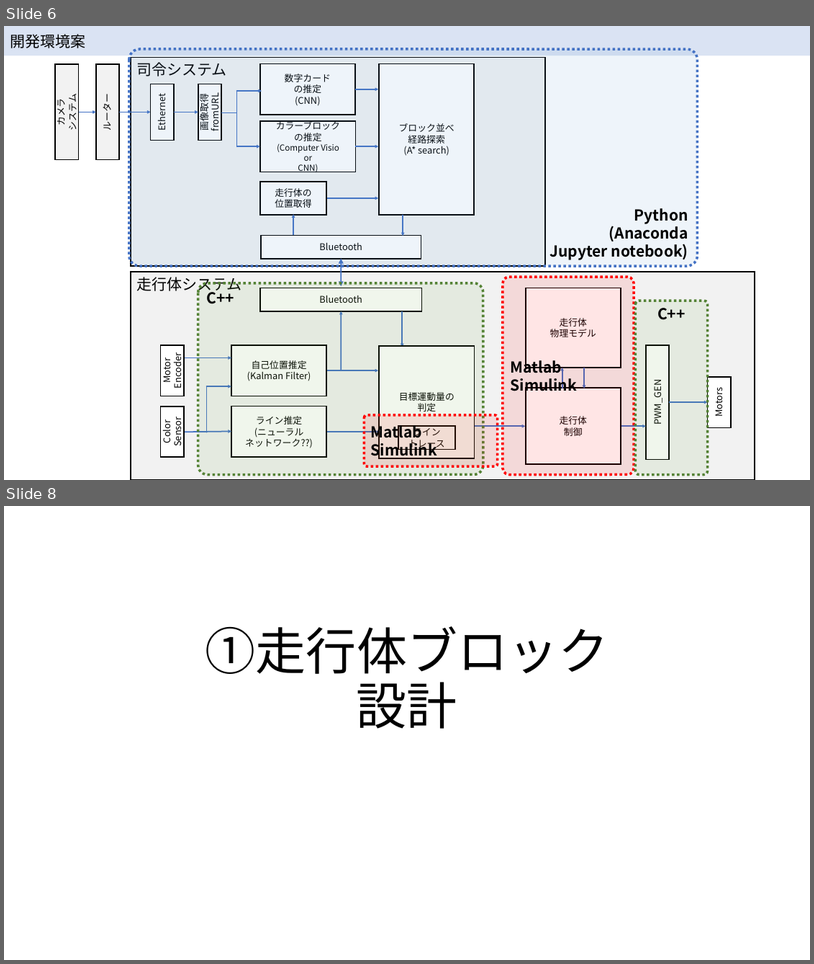
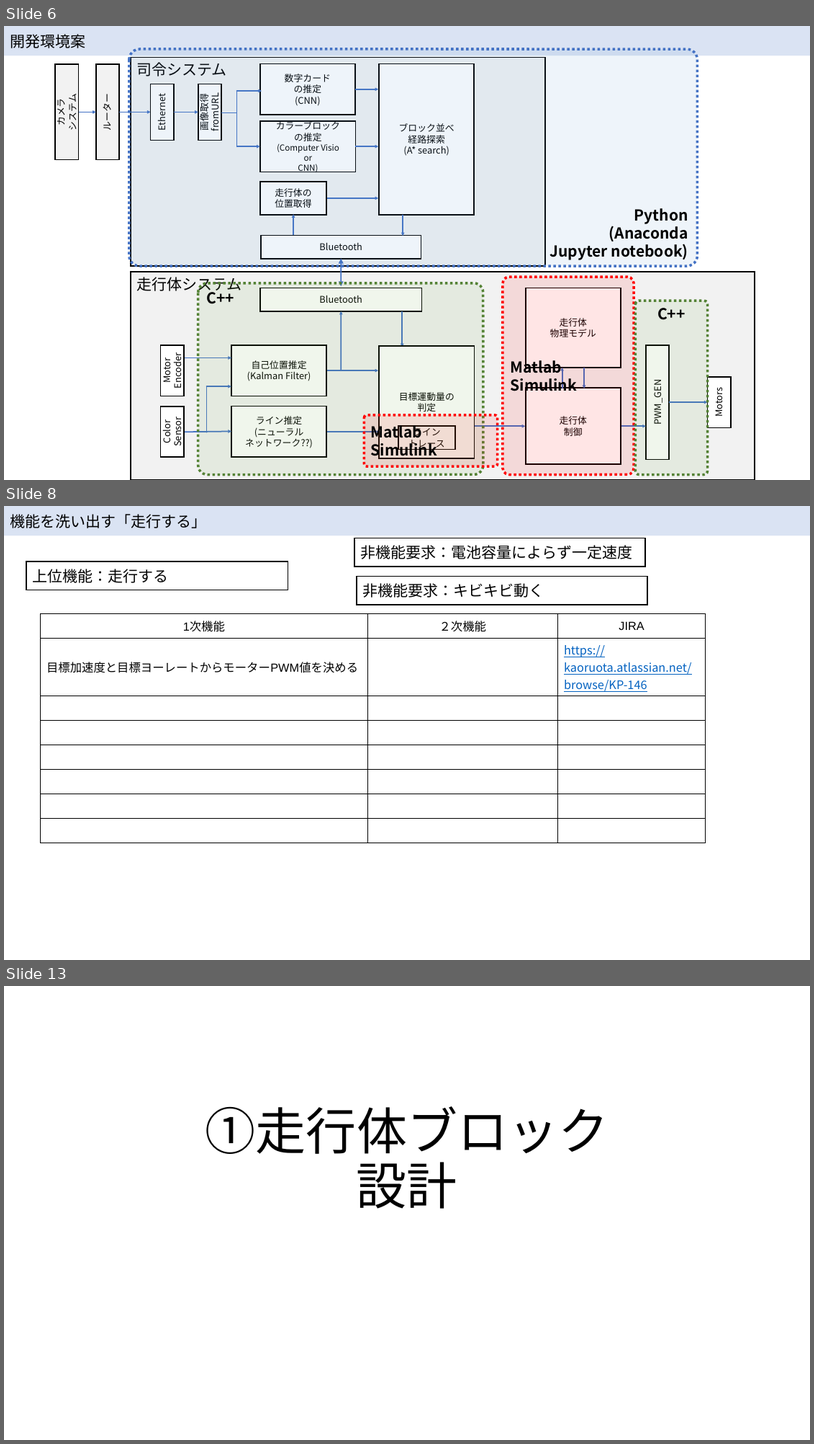
Before and after one commit to McRobo2019/ET_Robo_2019, a slide deck: Documents/hirojiren_設計ノート.pptx. Shown one above the other, each under a label of ours: slides 6 and 8 before the commit, slides 6, 8 and 13 after it; the slides between them are not shown. The pictures are 814x964 and 814x1444 pixels, drawn with LibreOffice and Linux fonts; fonts in the diff are those of the drawing. Boxes give left, top, right and bottom in pixels: in the first picture for what was removed or moved away, otherwise in the second. Text is boxed around its words. In the diff, an @@ line names an element or a change of style, - is before the commit and + after.

Commit message:
KP-135 機能の洗い出し

```diff
--- a/Documents/hirojiren_設計ノート.pptx
+++ b/Documents/hirojiren_設計ノート.pptx
@@ slide 8 added at [4, 506, 810, 960], background #FFFFFF @@
@@ rectangle added at [4, 506, 810, 536], fill #DAE3F3, 18 pt, text #000000 @@
+機能を洗い出す「走行する」
@@ rectangle added at [355, 538, 646, 566], fill #FFFFFF, outline #000000 1.5 pt, 18 pt, text #000000 @@
+非機能要求：電池容量によらず一定速度
@@ rectangle added at [26, 561, 288, 590], fill #FFFFFF, outline #000000 1.5 pt, 18 pt, text #000000 @@
+上位機能：走行する
@@ rectangle added at [358, 576, 648, 605], fill #FFFFFF, outline #000000 1.5 pt, 18 pt, text #000000 @@
+非機能要求：キビキビ動く
@@ table added at [40, 614, 706, 820], 8 rows, 3 columns @@
+1次機能 | ２次機能 | JIRA
+目標加速度と目標ヨーレートからモーターPWM値を決める |  | https://kaoruota.atlassian.net/browse/KP-146
+ |  | 
+ |  | 
+ |  | 
+ |  | 
+ |  | 
+ |  | 
@@ what was slide 8 is now slide 13 @@
```
Also in this commit, not shown: 1 slide changed, 4 other slides added.
